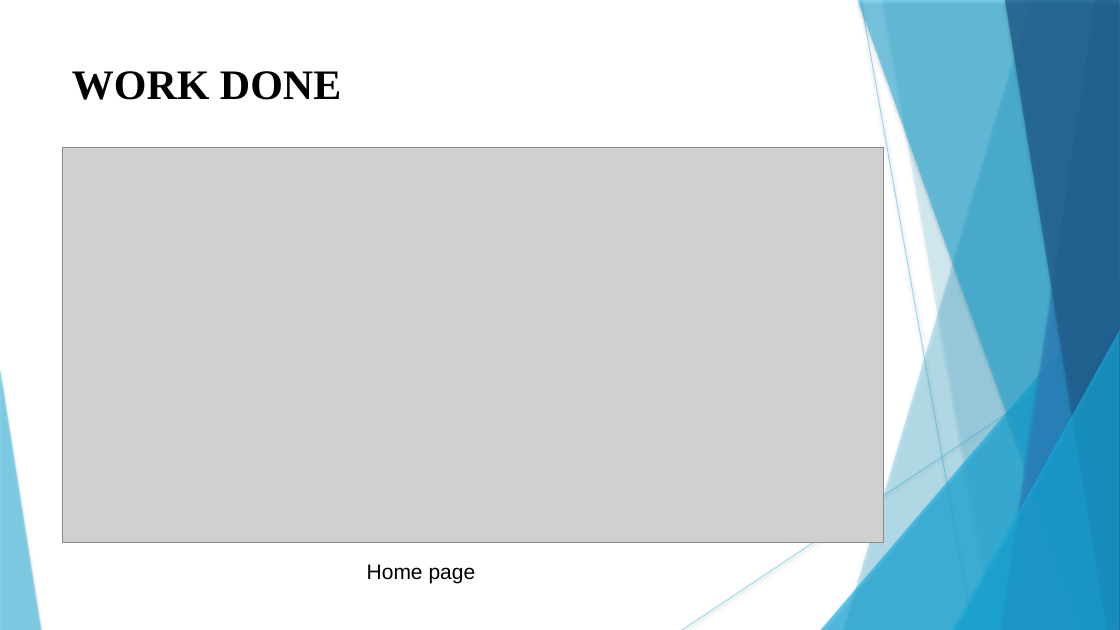
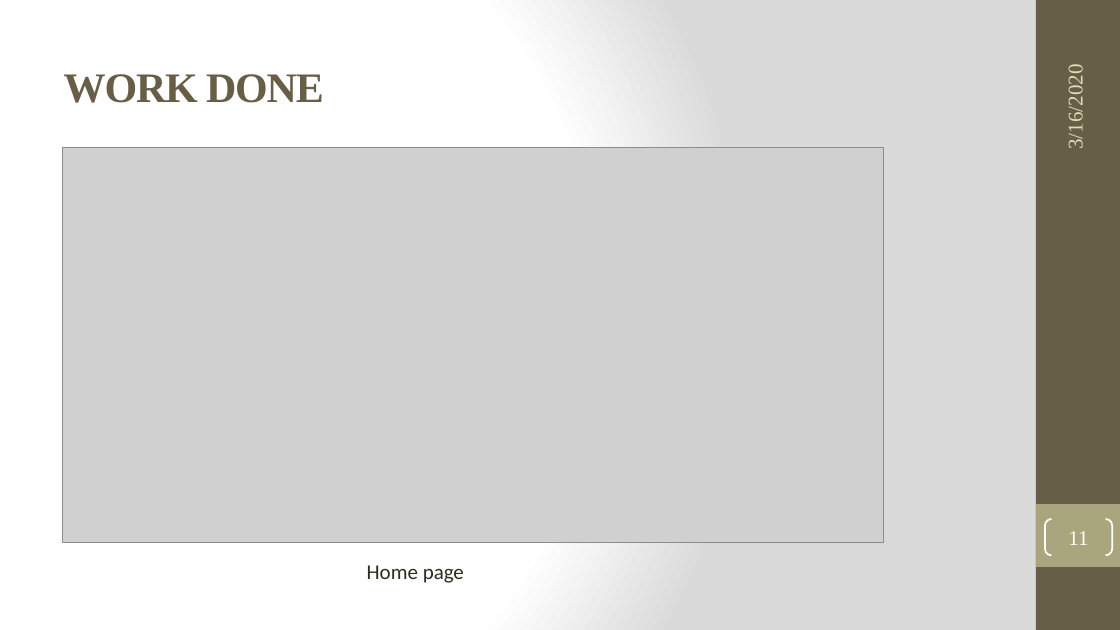
Before and after one commit to KojuOrg/E-Mart-Document, a slide deck: slide 11 of MidDefence/Presentation/MidTerm.pptx. Drawn at 1120x630 pixels with LibreOffice and Linux fonts; fonts in the diff are those of the drawing; grey boxes stand for pictures. Boxes give left, top, right and bottom in pixels: in the first picture for what was removed or moved away, otherwise in the second. Text is boxed around its words. In the diff, an @@ line names an element or a change of style, - is before the commit and + after.

```diff
--- a/MidDefence/Presentation/MidTerm.pptx
+++ b/MidDefence/Presentation/MidTerm.pptx
@@ background #FFFFFF to gradient #FFFFFF to #DADADA @@
@@ rectangle added at (1036,0,1120,630), fill #675E47 @@
@@ title "WORK DONE": place and size @@
-title "WORK DONE" at (72,71,341,100)
+title "WORK DONE" at (64,74,324,103)
@@ title "WORK DONE" at (64,74,324,103): text colour #000000 to #675E47, letter spacing 0 to -1 pt; line spacing 0.9 to 1 @@
@@ text added at (1064,72,1087,147), 18 pt, text #DFDCB7 @@
+3/16/2020
@@ group removed at (0,0,1120,630): 5 freeform shapes, 3 triangles, 2 lines @@
@@ rectangle added at (1036,504,1120,567), fill #A9A57C @@
@@ page number added at (1045,519,1112,555), outline #FFFFFF 1.5 pt, 18 pt, text #FFFFFF @@
+11
@@ text "Home page" at (367,565,464,583): font Arial to Calibri, text colour #000000 to #2F2B20 @@
```
Also in this commit, not shown: 21 other slides changed, 1 other file.
